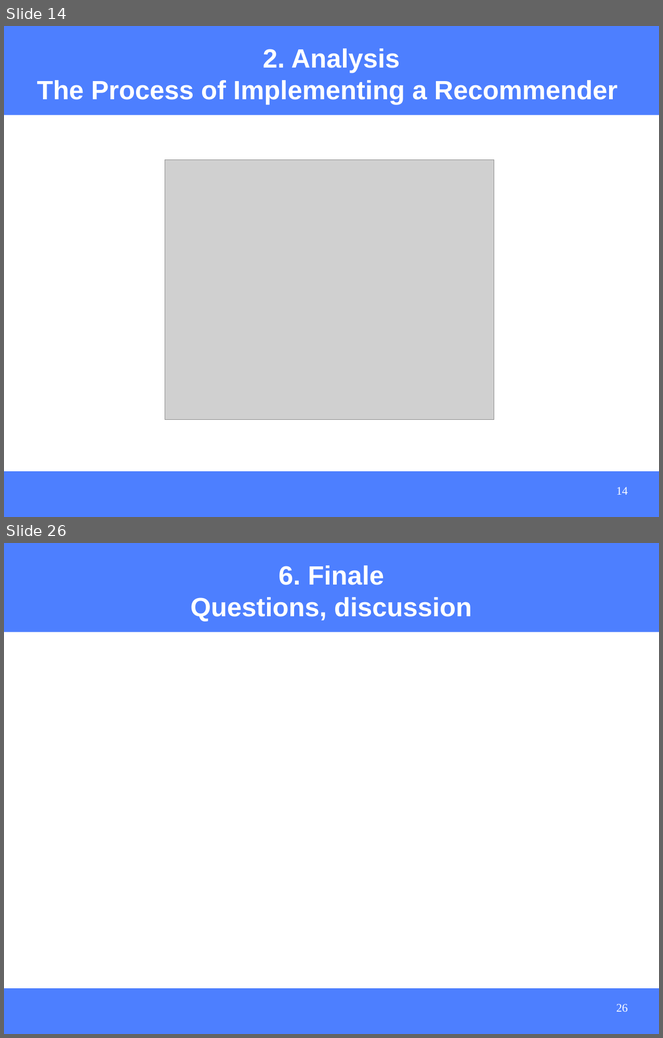
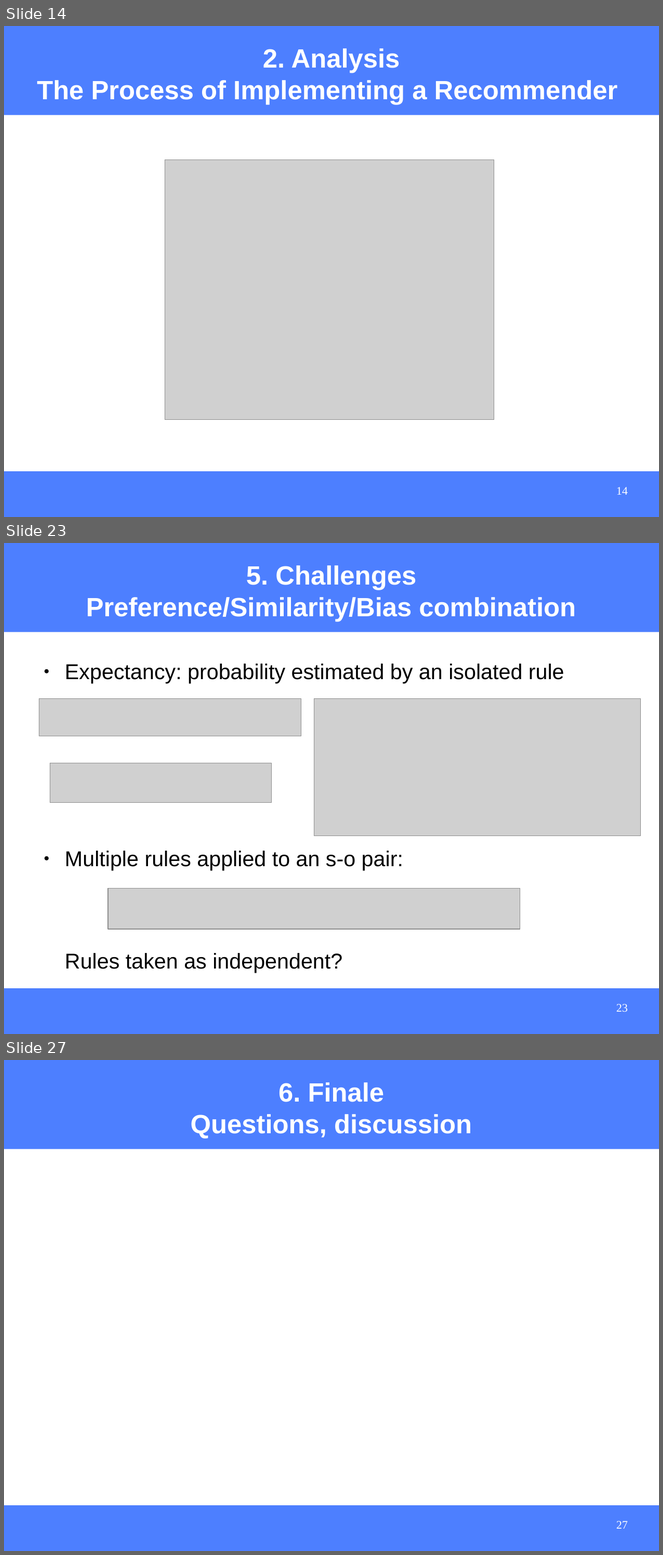
Before and after one commit to hasantayyar/unresyst, a slide deck: docs/presentations/unresyst_seminar_110308.odp. Shown one above the other, each under a label of ours: slides 14 and 26 before the commit, slides 14, 23 and 27 after it; the slides between them are not shown. The pictures are 663x1038 and 663x1555 pixels, drawn with LibreOffice and Linux fonts; fonts in the diff are those of the drawing; grey boxes stand for pictures. Boxes give left, top, right and bottom in pixels: in the first picture for what was removed or moved away, otherwise in the second. Text is boxed around its words. In the diff, an @@ line names an element or a change of style, - is before the commit and + after.

```diff
--- a/docs/presentations/unresyst_seminar_110308.odp
+++ b/docs/presentations/unresyst_seminar_110308.odp
@@ slide 23 added at [4, 543, 659, 1034], background #FFFFFF; not listed: 2 template elements that a slide beside it also shows @@
@@ title added at [86, 565, 576, 622], 32 pt, text #FFFFFF, bold @@
+5. Challenges
+Preference/Similarity/Bias combination
@@ text added at [65, 664, 565, 973], 26 pt, text #000000 @@
+● Expectancy: probability estimated by an isolated rule
+● Multiple rules applied to an s-o pair:
+Rules taken as independent?
@@ picture added at [39, 699, 301, 737] @@
@@ picture added at [314, 699, 641, 836] @@
@@ picture added at [50, 763, 272, 803] @@
@@ picture added at [108, 888, 521, 929] @@
@@ page number added at [617, 1004, 628, 1012], 14 pt, text #FFFFFF @@
+23
@@ what was slide 26 is now slide 27 @@
@@ page number at [617, 1521, 628, 1529]: text changed @@
-26
+27
```
Also in this commit, not shown: 3 slides changed, 8 other slides added, 8 slides removed, 16 other files.
